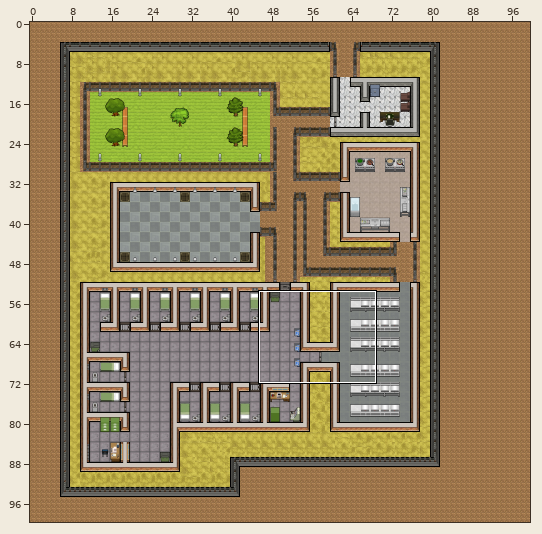
An edit to a level. Tiled map, android/assets/tiledmap/map.tmx. Above: a wide view before the commit, with the close-up outlined.
Close-up. Before the edit:
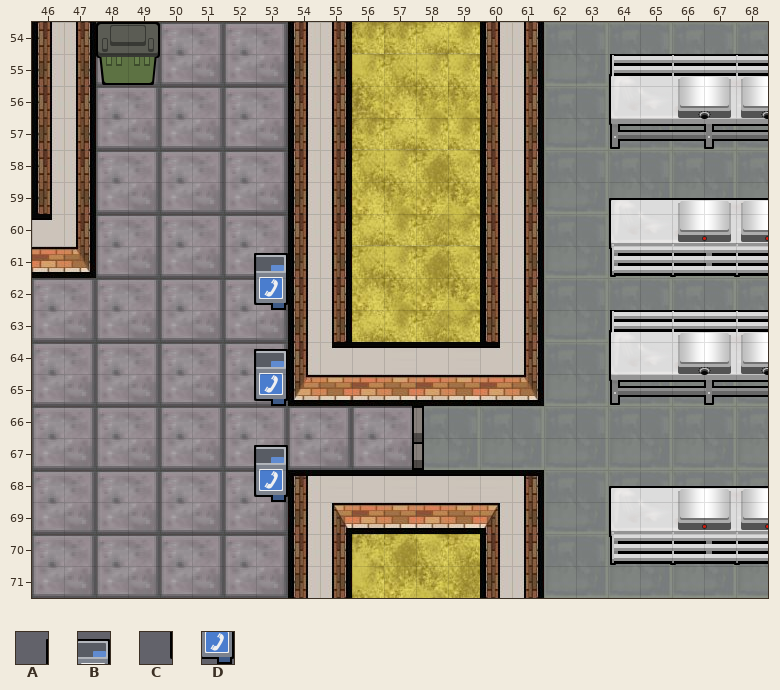
Cells are 32x32 px. Shown: x 46..68, y 54..71.
Key: from "objects2": A 142, B 143, C 206, D 207.
_ is an empty cell.
Layers that did not change in this view are not listed.
Layer "FrontObjects" before, first column x 46:
54 _______________________
55 _______________________
56 _______________________
57 _______________________
58 _______________________
59 _______________________
60 _______________________
61 ______AB_______________
62 ______CD_______________
63 _______________________
64 ______AB_______________
65 ______CD_______________
66 _______________________
67 ______AB_______________
68 ______CD_______________
69 _______________________
70 _______________________
71 _______________________
The same view after the edit:
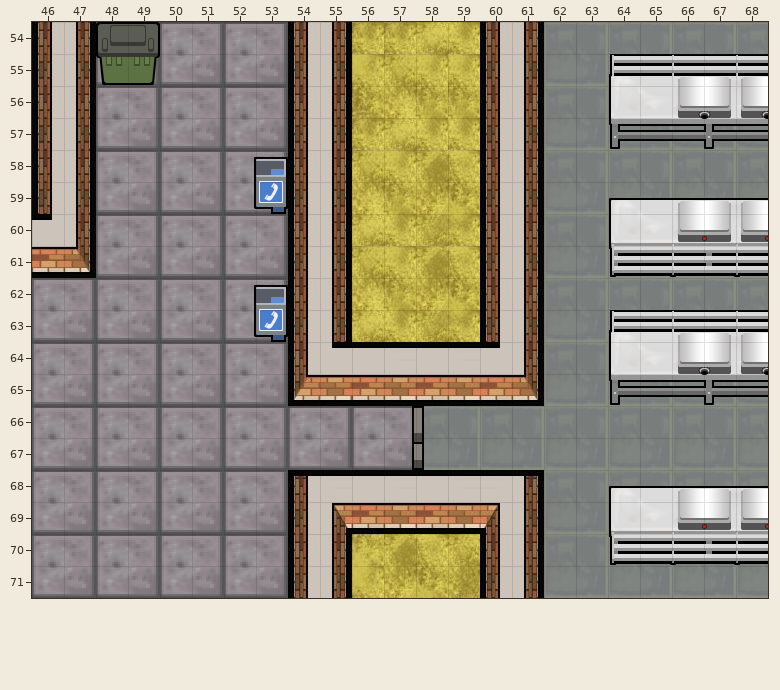
Commit: Remake checking collision functions; Add more blocked objects into the tiled map
Diff:
{"where": "layer \"FrontObjects\""}
{"y":58,"x":52,"old":"__","new":"AB"}
{"y":59,"x":52,"old":"__","new":"CD"}
{"y":61,"x":52,"old":"AB","new":"__"}
{"y":62,"x":52,"old":"CD","new":"AB"}
{"y":63,"x":52,"old":"__","new":"CD"}
{"y":64,"x":52,"old":"AB","new":"__"}
{"y":65,"x":52,"old":"CD","new":"__"}
{"y":67,"x":52,"old":"AB","new":"__"}
{"y":68,"x":52,"old":"CD","new":"__"}
{"label":"added","picture_box":[254,157,288,214]}
{"label":"changed","picture_box":[254,253,288,406]}
{"label":"removed","picture_box":[254,445,288,502]}
